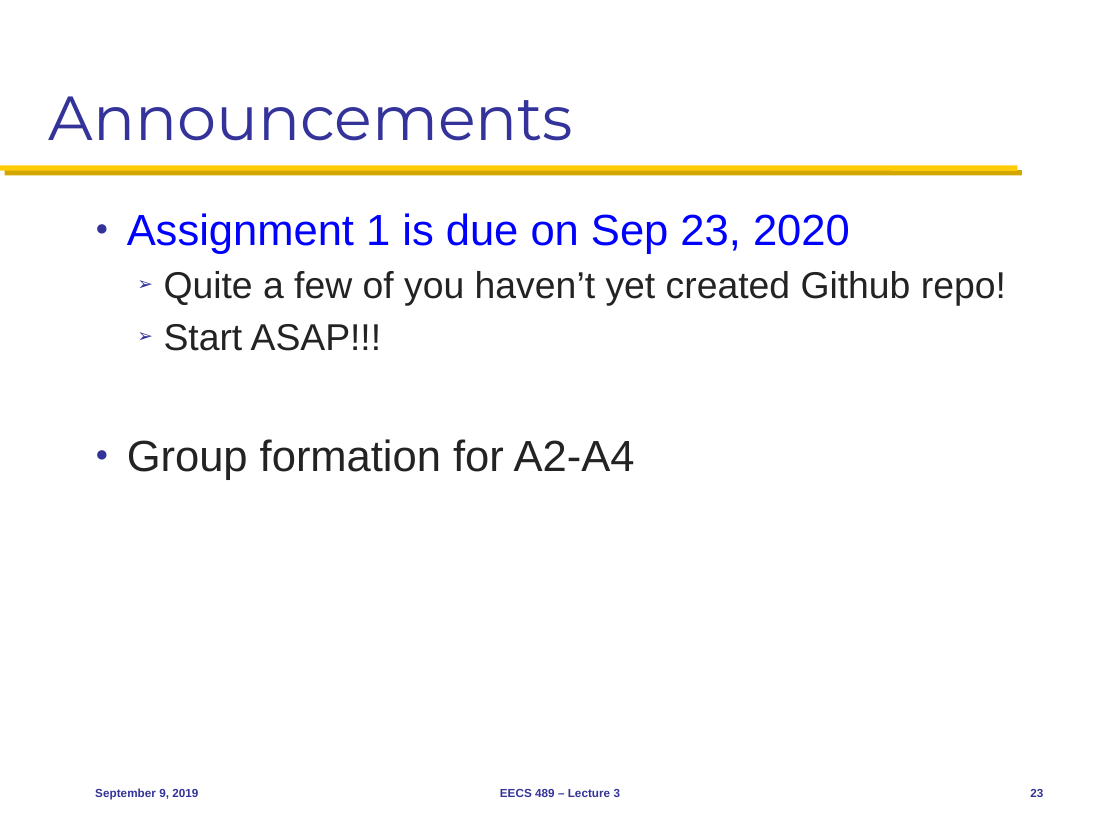
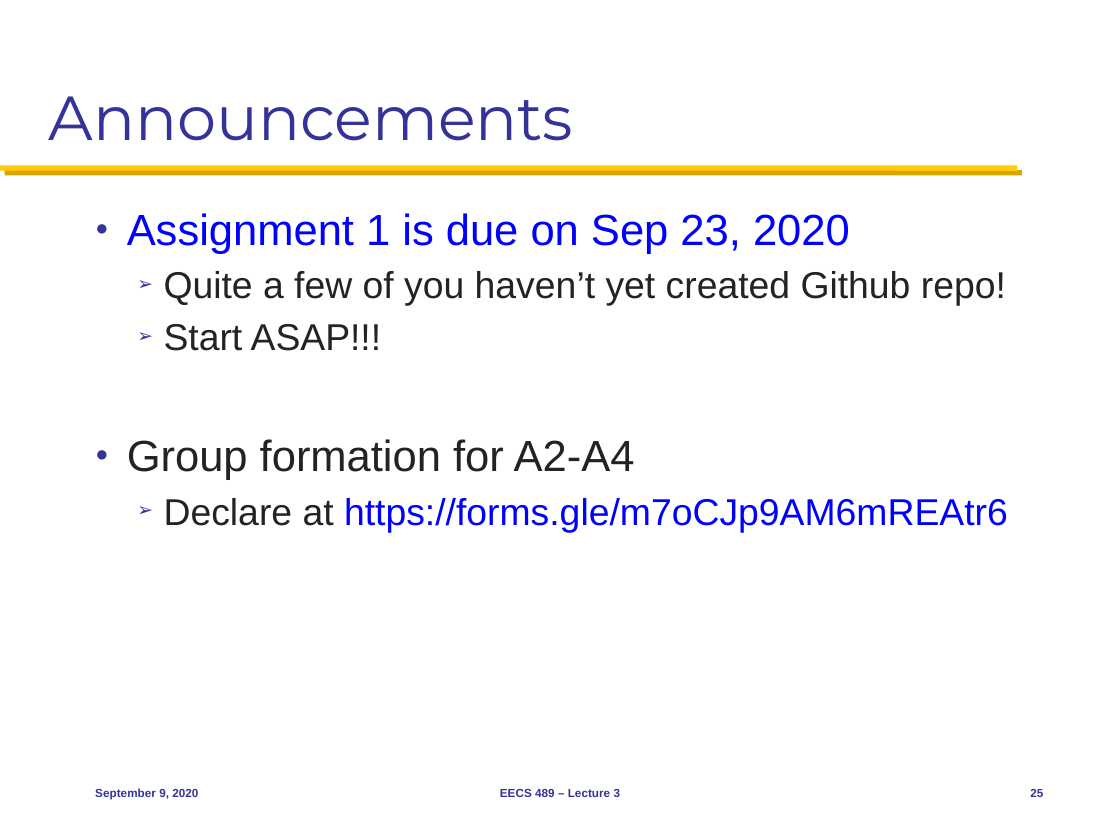
Before and after one commit to mosharaf/eecs489, a slide deck: slide 25 of Slides/090920.pptx (slide 23 before the commit). Drawn at 1120x840 pixels with LibreOffice and Linux fonts; fonts in the diff are those of the drawing. Boxes give left, top, right and bottom in pixels: in the first picture for what was removed or moved away, otherwise in the second. Text is boxed around its words. In the diff, an @@ line names an element or a change of style, - is before the commit and + after.

```diff
--- a/Slides/090920.pptx
+++ b/Slides/090920.pptx
@@ text at bbox=[164, 498, 1008, 532]: paragraph added @@
+  ➢ Declare at https://forms.gle/m7oCJp9AM6mREAtr6
@@ text at bbox=[95, 788, 198, 800]: text changed @@
-September 9, 2019
+September 9, 2020
@@ page number at bbox=[1030, 789, 1043, 797]: text changed @@
-23
+25
```
Also in this commit, not shown: 41 other slides changed, 2 slides added.
